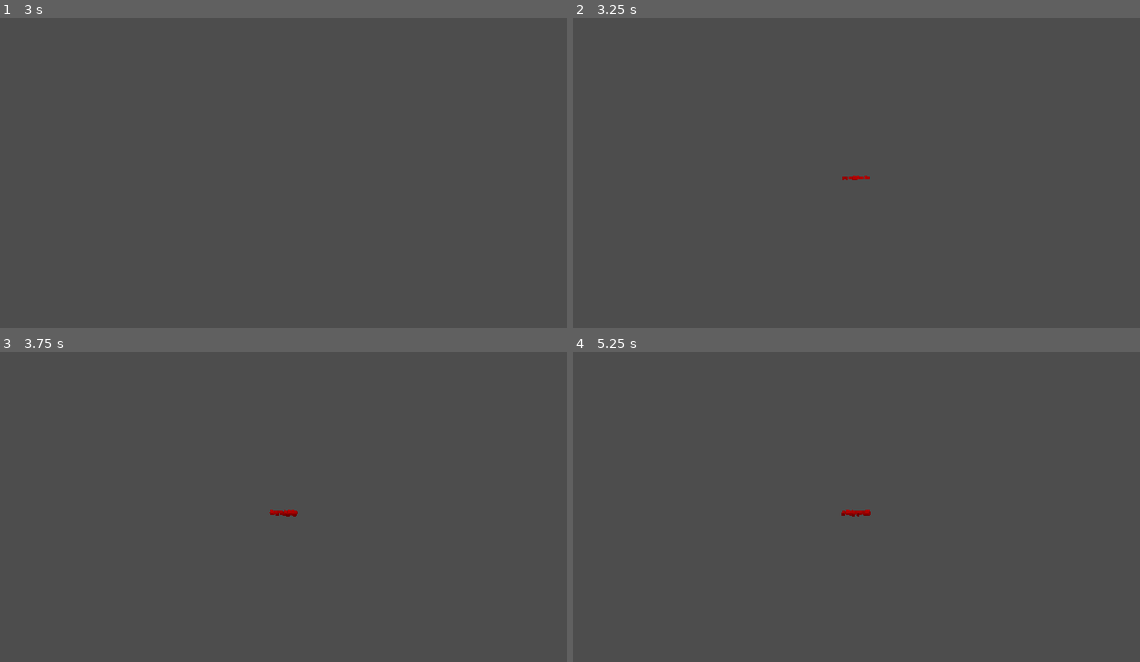
Above: before the commit, frames 1-4 (two rows, left to right).
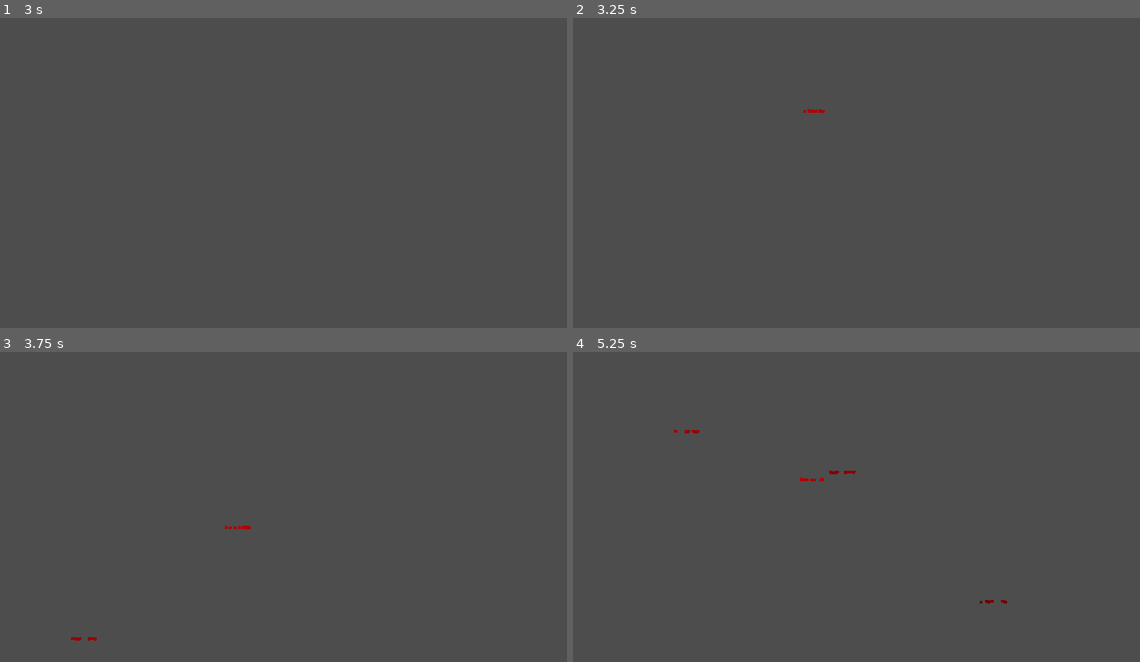
Above: after the commit, the same moments.

Repository: zzzcta/BloodRunner
Game: Godot game, scene res://Mapas/test.tscn
The game is run twice, just before and just after one commit, with the same random seed, the same clock (stepped at 60 frames per second) and the same inputs. The project has no main scene, so this scene is started directly.
Inputs (mouse positions are in pixels of both pictures, inside the frame that each line leads up to):
- Up to frame 1 (3 s): tap Enter at 0.5, 2 s; move the mouse to (408, 160) at 0.52 s; hold D (move_right) 0.53-2.03 s; tap Space (jump) at 0.6, 0.77, 1.07, 1.25, 1.52, 1.55, 1.82, 2.3, 2.75 s; move the mouse to (170, 194) at 1.27 s; click (170, 194) at 1.35 s; move the mouse to (340, 107) at 2.02 s; hold A (move_left) 2.03-2.78 s; right-click (340, 107) at 2.1 s; move the mouse to (255, 241) at 2.77 s; hold D (move_right) from 2.78 s (still down); tap Q (transform) at 2.85 s
- Up to frame 2 (3.25 s): keep holding D (move_right); tap Space (jump) at 3.02, 3.05 s
- Up to frame 3 (3.75 s): keep holding D (move_right); tap Space (jump) at 3.32, 3.6 s; tap Enter at 3.5 s; move the mouse to (453, 559) at 3.52 s
- Up to frame 4 (5.25 s): tap Space (jump) at 3.77, 4.07, 4.52, 4.55, 4.82 s; move the mouse to (686, 463) at 4.27 s; release D (move_right) at 4.28 s; hold A (move_left) 4.28-5.03 s; click (686, 463) at 4.35 s; move the mouse to (884, 510) at 5.02 s; hold D (move_right) from 5.03 s (still down); right-click (884, 510) at 5.1 s

Frame 1 is identical in both runs. In frame 2, less than 0.1% of the frame differs, in the area x 40-53%, y 29-53%; in frame 3, 0.2%; in frame 4, 0.2%, in the area x 17-77%, y 25-82%.

Commit message:
Update transform_state.gd

Diff:
--- a/_Scripts/player/transform_state.gd
+++ b/_Scripts/player/transform_state.gd
@@ -7,6 +7,11 @@
 	actor.blood.visible = true
 	actor.speed *= 1.15
 	actor.can_transform = false
+	actor.collision_shape.scale = Vector2(0.2, 0.2)
+	actor.collision_shape.rotation_degrees = 90.0
+	actor.set_collision_layer_value(2, false)
+	actor.set_collision_layer_value(5, true)
+	actor.set_collision_mask_value(3, false)
 	actor.is_transformed = true
 	await get_tree().create_timer(actor.transform_duration).timeout
 	actor.is_transformed = false
@@ -24,10 +29,17 @@
 
 func physics_update(delta: float) -> void:
 
+	if actor.is_on_floor() and Input.is_action_just_pressed("jump"):
+		actor.jump()
+
+	actor.move()
+
 	# Aplicamos gravedad para asegurarnos de que el jugador se mantenga en el suelo
 	actor.apply_gravity(delta)
-	# Movemos el personaje (necesario para que la gravedad funcione)
-	actor.move()
+
+	# necesario para que la gravedad funcione
+	actor.move_and_slide()
+
 
 func handle_input(_event: InputEvent) -> void:
 
@@ -39,3 +51,8 @@
 	actor.sprite.visible = true
 	actor.blood.visible = false
 	actor.speed /= 1.15
+	actor.collision_shape.scale = Vector2(1, 1)
+	actor.collision_shape.rotation_degrees = 0.0
+	actor.set_collision_layer_value(2, true)
+	actor.set_collision_layer_value(5, false)
+	actor.set_collision_mask_value(3, true)
